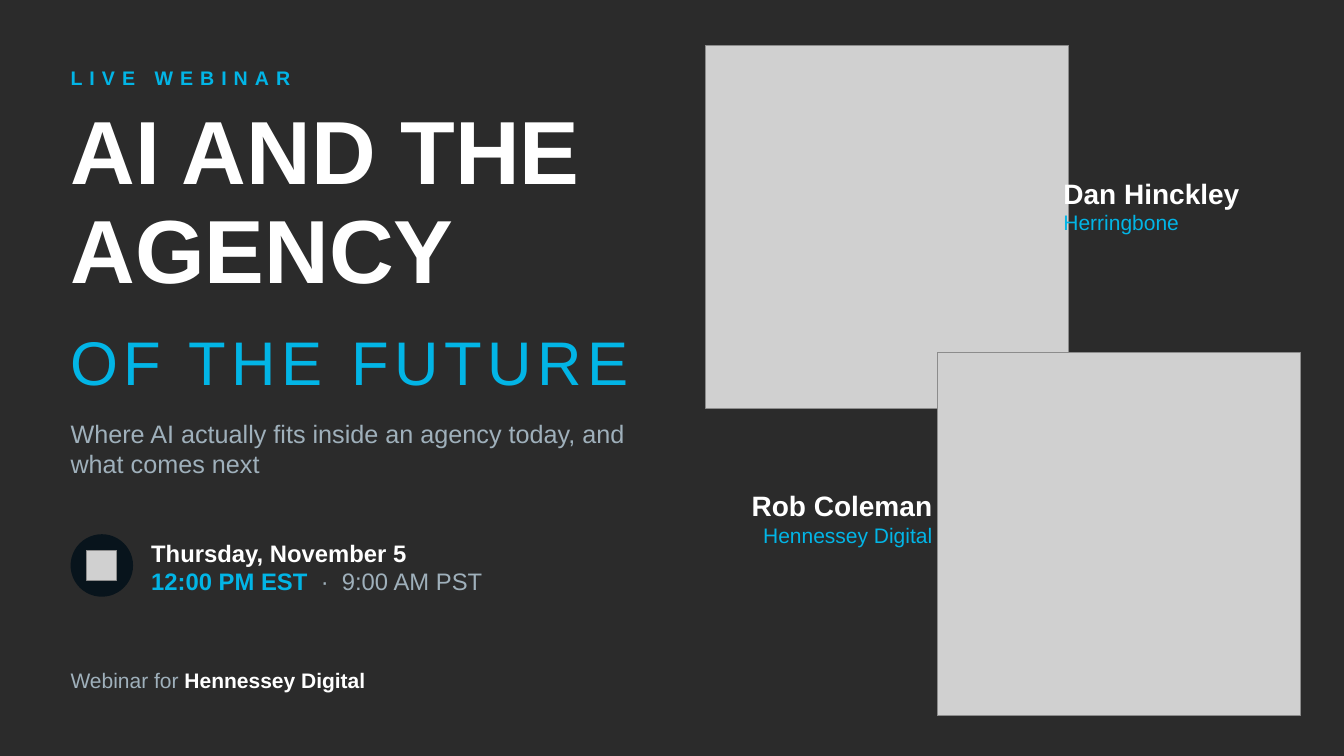
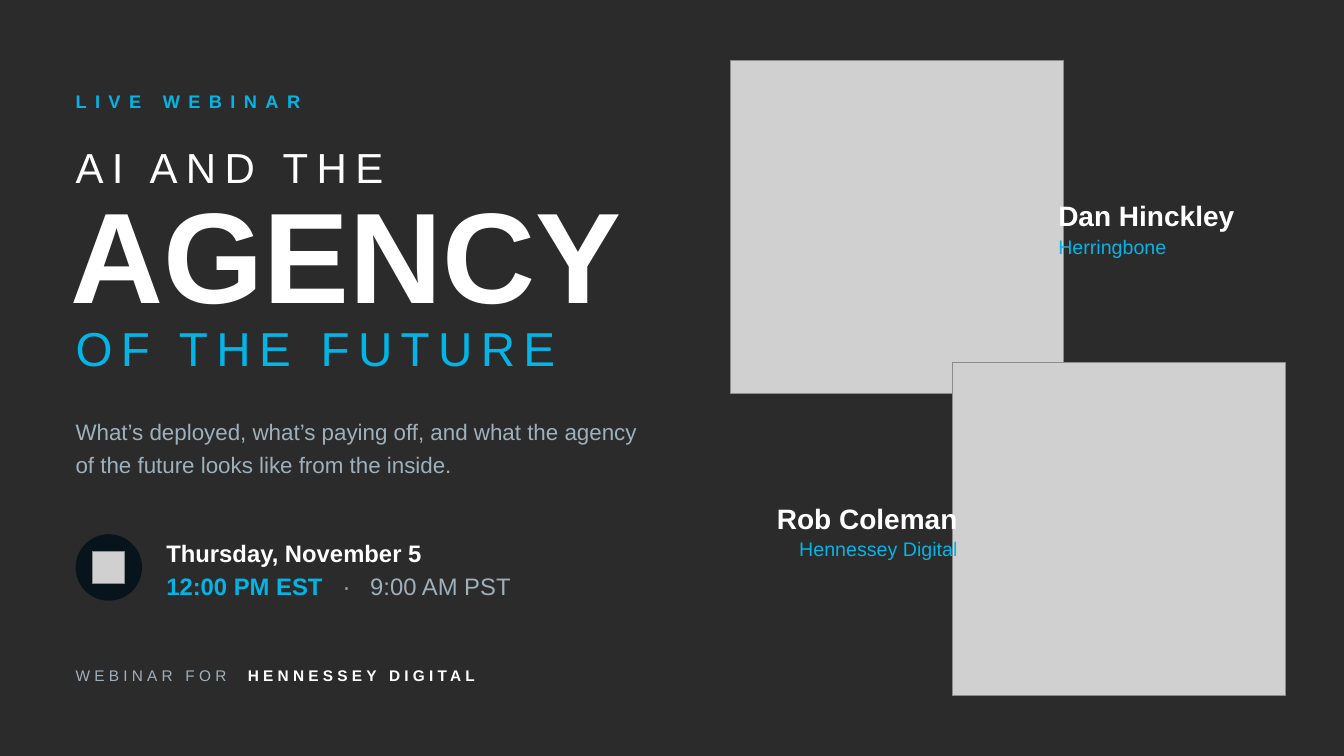
Before and after one commit to ynnahilary/hennessey, a slide deck: slide 1 of webinars/2026-11-05/november_webinar_deck.pptx. Drawn at 1344x756 pixels with LibreOffice and Linux fonts; fonts in the diff are those of the drawing; grey boxes stand for pictures; background and template pictures are left out; a plain dark background stands for a picture behind light text. Boxes give left, top, right and bottom in pixels: in the first picture for what was removed or moved away, otherwise in the second. Text is boxed around its words. In the diff, an @@ line names an element or a change of style, - is before the commit and + after.

```diff
--- a/webinars/2026-11-05/november_webinar_deck.pptx
+++ b/webinars/2026-11-05/november_webinar_deck.pptx
@@ text "LIVE WEBINAR": place and size @@
-text "LIVE WEBINAR" at box(71, 71, 291, 85)
+text "LIVE WEBINAR" at box(76, 86, 670, 116)
@@ text "LIVE WEBINAR" at box(76, 86, 670, 116): size 14 to 13 pt, letter spacing 5 to 6 pt @@
@@ picture: place and size @@
-picture at box(706, 45, 1069, 408)
+picture at box(731, 60, 1064, 393)
@@ text "AI AND THE": place and size @@
-text "AI AND THE" at box(71, 122, 580, 284)
+text "AI AND THE" at box(76, 154, 384, 183)
@@ text "AI AND THE" at box(76, 154, 384, 183): size 64 to 30 pt, letter spacing 0 to 6 pt, bold off; line spacing 0.92 to 1; vertical alignment top to middle @@
@@ text "Dan Hinckley": place and size @@
-text "Dan Hinckley" at box(1063, 182, 1239, 235)
+text "Dan Hinckley" at box(1058, 204, 1234, 259)
@@ text "Dan Hinckley" at box(1058, 204, 1234, 259): size 15 to 14 pt in "Herringbone"; line spacing 1 to 1.1; vertical alignment top to middle @@
@@ text at box(71, 220, 454, 284): paragraph removed @@
-AGENCY
@@ text added at box(71, 213, 622, 305), 92 pt, text #FFFFFF, bold @@
+AGENCY
@@ text "OF THE FUTURE" at box(76, 333, 556, 367): size 44 to 34 pt, letter spacing 4 to 6 pt @@
@@ picture: place and size @@
-picture at box(938, 353, 1301, 716)
+picture at box(953, 363, 1286, 696)
@@ text removed at box(71, 425, 624, 473) @@
-Where AI actually fits inside an agency today, and what comes next
@@ text added at box(76, 424, 637, 473), 16 pt, text #9FB0BB @@
+What’s deployed, what’s paying off, and what the agency of the future looks like from the inside.
@@ text "Rob Coleman": place and size @@
-text "Rob Coleman" at box(752, 495, 932, 547)
+text "Rob Coleman" at box(777, 507, 957, 561)
@@ text "Rob Coleman" at box(777, 507, 957, 561): size 15 to 14 pt in "Hennessey Digital"; line spacing 1 to 1.1; vertical alignment top to middle @@
@@ ellipse: place and size @@
-ellipse at box(71, 534, 133, 597)
+ellipse at box(76, 534, 142, 601)
@@ text "Thursday, November 5": place and size @@
-text "Thursday, November 5" at box(151, 544, 482, 591)
+text "Thursday, November 5" at box(166, 544, 510, 595)
@@ text "Thursday, November 5" at box(166, 544, 510, 595): line spacing 1 to 1.15 @@
@@ picture: place and size @@
-picture at box(87, 551, 117, 581)
+picture at box(93, 552, 125, 584)
@@ text at box(76, 670, 226, 681): text changed; size 15 to 11 pt @@
-Webinar for Hennessey Digital
+WEBINAR FOR HENNESSEY DIGITAL
```
Also in this commit, not shown: 3 other files.
